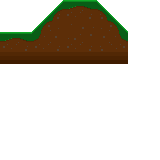
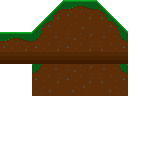
Layers edited between the first and the second 160x160 image:
added layer "h" above "grass_soil.png" over [64, 64, 96, 96]
added layer "h #2" above "h #1" over [96, 64, 128, 96]
added layer "h #1" above "mud" over [32, 64, 64, 96]
